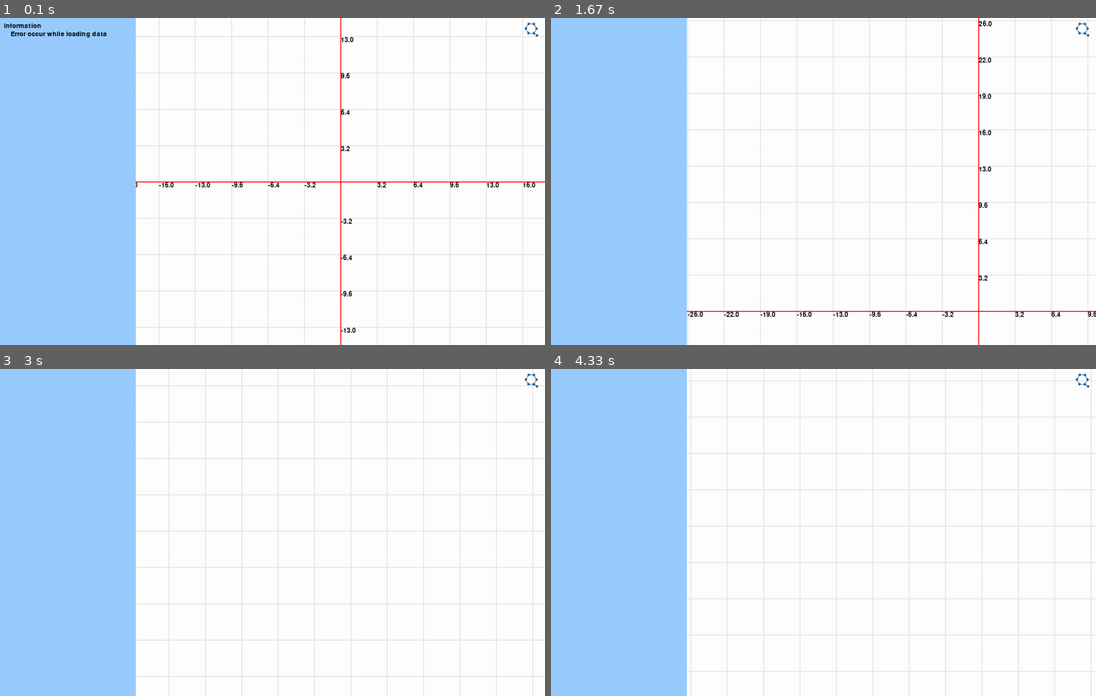
Above: before the commit, frames 1-4 (two rows, left to right).
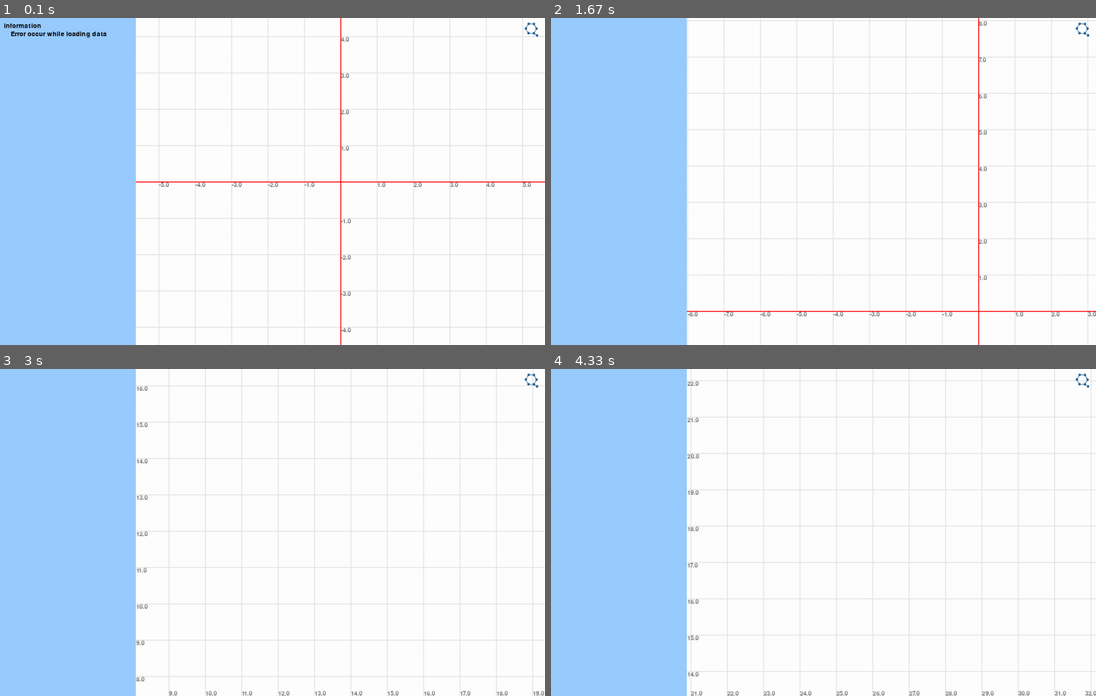
Above: after the commit, the same moments.

Repository: Quark-Games/YEquals
Game: pygame game, started from func_sim.py
Two runs of this game, one before a commit and one after it. Both use one fixed random seed, a clock stepped at 60 frames per second and the inputs below.
Inputs (mouse positions are in pixels of both pictures, inside the frame that each line leads up to):
- Up to frame 1 (0.1 s): no input
- Up to frame 2 (1.67 s): press the mouse at (801, 194) at 0.37 s; move the mouse to (899, 184) at 0.47 s; release the mouse at (997, 171) at 0.6 s; press the mouse at (1085, 24) at 0.7 s; move the mouse to (1052, 122) at 0.8 s; release the mouse at (1014, 220) at 0.93 s; press the mouse at (1085, 24) at 1.03 s; move the mouse to (1014, 80) at 1.13 s; release the mouse at (937, 138) at 1.27 s; tap Caps Lock at 1.33 s
- Up to frame 3 (3 s): press the mouse at (534, 375) at 1.7 s; move the mouse to (305, 463) at 1.8 s; release the mouse at (76, 548) at 1.93 s; press the mouse at (534, 375) at 2.03 s; move the mouse to (359, 401) at 2.13 s; release the mouse at (185, 424) at 2.27 s; press the mouse at (534, 375) at 2.37 s; move the mouse to (386, 463) at 2.47 s; release the mouse at (239, 548) at 2.6 s; press the mouse at (534, 375) at 2.7 s; move the mouse to (501, 486) at 2.8 s; release the mouse at (463, 594) at 2.93 s
- Up to frame 4 (4.33 s): press the mouse at (1085, 375) at 3.03 s; move the mouse to (888, 460) at 3.13 s; release the mouse at (687, 545) at 3.27 s; press the mouse at (1085, 375) at 3.37 s; move the mouse to (872, 444) at 3.47 s; release the mouse at (665, 512) at 3.6 s; press the mouse at (1085, 375) at 3.7 s; move the mouse to (1057, 395) at 3.8 s; release the mouse at (1030, 411) at 3.93 s; press the mouse at (1085, 375) at 4.03 s; move the mouse to (1057, 418) at 4.13 s; release the mouse at (1025, 460) at 4.27 s

The runs differ from the first frame. In frame 1, 0.4% of the frame differs, in the area x 24-99%, y 5-97%; in frame 2, 0.5%, in the area x 25-100%, y 0-92%; in frame 3, 0.3%; in frame 4, 0.4%.

Commit message:
scale bug fix

Diff:
--- a/func_sim.py
+++ b/func_sim.py
@@ -2,9 +2,9 @@
 from pygame.locals import *
 from math import *
 import os
-import re
 import pickle
 import pyperclip
+import re
 
 CREDITS = ["This QuarkGame project is created by Edward Ji in Sep 2018.",
            "Pygame is used as the major GUI framework."]
@@ -26,8 +26,6 @@
 pygame.display.set_icon(icon_img)
 
 clock = pygame.time.Clock()
-FPS = 60
-
 font = pygame.font.Font(None, 20)
 logo_img = pygame.image.load("quarkgame_logo.png")
 
@@ -35,11 +33,19 @@
 BLACK = (0, 0, 0)
 RED = (255, 0, 0)
 GREY = (230, 230, 230)
+DARK_GREY = (120, 120, 120)
 LIGHT_BLUE = (153, 204, 255)
+
+FPS = 30
+SCALE_DX = 80
+SCALE_DY = 80
+SCALE_RATIO = 1.2
+CORNER = pygame.Rect(display_width - 45, 0, 45, 36)
 
 SS_PATH = os.path.join(os.path.expanduser('~'), "Desktop", "screenshot.jpg")
 FULL_EXP = r"(?P<exp>.+)\[(?P<domain>.+)\]\s*$"
 COE_PAIR = r"[0-9|\)|x][x|\(]"
+PARENTHESIS = {'(' : ')', '[' : ']'}
 
 ALTS = ((K_v, '√'),
         (K_p, 'π'),
@@ -102,10 +108,21 @@
     def __init__(self):
         self.reset()
         self.font = pygame.font.Font(None, 21)
-
-    def label(self, x, y, textString, color=BLACK):
+        self.label_font = pygame.font.Font(None, 19)
+
+    def label(self, x, y, textString, color=DARK_GREY):
         textString = str(textString)
-        textBitmap = self.font.render(textString, True, color)
+        textBitmap = self.label_font.render(textString, True, color)
+        textRect = textBitmap.get_rect()
+        left_most = Tab.width if tab.visible else 0
+        if x > display_width - textRect.width:
+            x = display_width - textRect.width
+        elif x < left_most:
+            x = left_most
+        if y > display_height - textRect.height:
+            y = display_height - textRect.height
+        elif y < 0:
+            y = 0
         display.blit(textBitmap, [x + 1, y + 1])
 
     def put(self, screen, textString, color=BLACK):
@@ -145,9 +162,9 @@
     _stroke_width = 2
 
     def __init__(self):
-        self.origin = [display_width / 2 + 150, display_height / 2]
-        self.scalex = 25
-        self.scaley = 25
+        self.origin = [display_width / 2 + Tab.width / 2, display_height / 2]
+        self.scalex = SCALE_DX
+        self.scaley = SCALE_DY
         self.axis_show = True
         self.grid_show = True
 
@@ -167,13 +184,21 @@
     def grid(self):
         if not self.grid_show:
             return
+
+        # initiate value
         ori_x, ori_y = map(int, coor.origin)
-        gap_x, gap_y = 80 / coor.scalex, 80 / coor.scaley
+        gap_x, gap_y = SCALE_DX / coor.scalex, SCALE_DY / coor.scaley
         gap_x = sig_figure(gap_x, 2)
         gap_y = sig_figure(gap_y, 2)
         gap_px = int(gap_x * coor.scalex)
         gap_py = int(gap_y * coor.scaley)
-        for line_x in range(ori_x % gap_px, display_width, gap_px):
+        label_x, label_y = map(int, coor.origin)
+        left_lim = Tab.width if tab.visible else 0
+
+        # draw grid
+        for line_x in range((ori_x - left_lim) % gap_px + left_lim,
+                            display_width,
+                            gap_px):
             pygame.draw.line(display,
                              GREY,
                              (line_x, 0),
@@ -182,7 +207,7 @@
             val = (line_x - ori_x) / coor.scalex
             if val != 0:
                 val = sig_figure(val, 2)
-                message.label(line_x, ori_y, val)
+                message.label(line_x, label_y, val)
         for line_y in range(ori_y % gap_py, display_height, gap_py):
             pygame.draw.line(display,
                              GREY,
@@ -192,7 +217,7 @@
             val = (ori_y - line_y) / coor.scaley
             if val != 0:
                 val = sig_figure(val, 2)
-                message.label(ori_x, line_y, val)
+                message.label(label_x, line_y, val)
 
     def chori(self, move_x, move_y):
         self.origin[0] += move_x
@@ -268,12 +293,15 @@
             if self.cursor < len(self.exp):
                 self.cursor = len(self.exp)
 
-    def insert(self, string):
+    def insert(self, char):
         if not tab.visible:
             message.put_delayed(display, "Function tab not active")
             return
-        self.exp = self.exp[0:self.cursor] + string + self.exp[self.cursor:]
-        self.cursor += len(string)
+        self.exp = self.exp[0:self.cursor] + char + self.exp[self.cursor:]
+        self.cursor += len(char)
+        if char in PARENTHESIS:
+            close = PARENTHESIS[char]
+            self.exp = self.exp[0:self.cursor] + close + self.exp[self.cursor:]
 
     def delete(self):
         if not tab.visible:
@@ -376,12 +404,16 @@
 
 
 class Tab:
+    width = 300
+
     def __init__(self):
         self.visible = True
 
     def func_tab(self):
         if self.visible:
-            pygame.draw.rect(display, LIGHT_BLUE, (0, 0, 300, display_height))
+            pygame.draw.rect(display,
+                             LIGHT_BLUE,
+                             (0, 0, Tab.width, display_height))
             for func in Func.family:
                 func.show()
 
@@ -418,7 +450,7 @@
         # reset
         message.reset()
         func = Func.active
-        corner = pygame.Rect(display_width - 45, 0, 45, 36)
+        corner = CORNER
 
         # keyboard controls
         for event in pygame.event.get():
@@ -429,11 +461,11 @@
                 # keyboard operations with modifiers
                 if mods & KMOD_META and mods & KMOD_SHIFT:
                     if event.key == K_MINUS:
-                        coor.scalex /= 1.2
-                        coor.scaley /= 1.2
+                        coor.scalex /= SCALE_RATIO
+                        coor.scaley /= SCALE_RATIO
                     elif event.key == K_EQUALS:
-                        coor.scalex *= 1.2
-                        coor.scaley *= 1.2
+                        coor.scalex *= SCALE_RATIO
+                        coor.scaley *= SCALE_RATIO
                 elif mods & KMOD_META:
                     if event.key == K_q:
                         quit_all()
@@ -449,17 +481,17 @@
                         coor.scaley *= 2
                     elif event.key == K_0:
                         if tab.visible:
-                            coor.origin = [display_width / 2 + 150,
+                            coor.origin = [display_width / 2 + Tab.width / 2,
                                            display_height / 2]
                         else:
                             coor.origin = [display_width/2, display_height/2]
-                        coor.scalex, coor.scaley = 80, 80
+                        coor.scalex, coor.scaley = SCALE_DX, SCALE_DY
                     elif event.key == K_9:
                         ave = (coor.scalex + coor.scaley) / 2
                         coor.scalex, coor.scaley = ave, ave
                     elif event.key == K_8:
                         if tab.visible:
-                            coor.origin = [display_width / 2 + 150,
+                            coor.origin = [display_width / 2 + Tab.width / 2,
                                            display_height / 2]
                         else:
                             coor.origin = [display_width/2, display_height/2]
@@ -470,9 +502,9 @@
                     elif event.key == K_f:
                         tab.visible = not tab.visible
                         if tab.visible:
-                            coor.chori(150, 0)
+                            coor.chori(Tab.width / 2, 0)
                         else:
-                            coor.chori(-150, 0)
+                            coor.chori(-Tab.width / 2, 0)
                     elif event.key == K_a:
                         coor.axis_show = not coor.axis_show
                     elif event.key == K_g:
@@ -525,11 +557,11 @@
             elif event.type == MOUSEBUTTONDOWN:
                 if mods & KMOD_SHIFT:
                     if event.button == 4:
-                        coor.scalex /= 1.2
-                        coor.scaley /= 1.2
+                        coor.scalex /= SCALE_RATIO
+                        coor.scaley /= SCALE_RATIO
                     elif event.button == 5:
-                        coor.scalex *= 1.2
-                        coor.scaley *= 1.2
+                        coor.scalex *= SCALE_RATIO
+                        coor.scaley *= SCALE_RATIO
             elif event.type == VIDEORESIZE:
                 tab.resize_win(event.w, event.h)
 
@@ -540,8 +572,8 @@
             coor.chori(*pygame.mouse.get_rel())
         elif mouse_press[2]:
             mouse_move = pygame.mouse.get_rel()
-            coor.scalex *= 1 + mouse_move[0] / -100
-            coor.scaley *= 1 + mouse_move[1] / -100
+            coor.scalex += mouse_move[0] / 10
+            coor.scaley += mouse_move[1] / 10
         else:
             if corner.collidepoint(mouse_pos):
                 show_shortcuts()
@@ -600,7 +632,7 @@
             if event.type == VIDEORESIZE:
                 tab.resize_win(event.w, event.h)
         mouse_pos = pygame.mouse.get_pos()
-        corner = pygame.Rect(display_width - 45, 0, 45, 46)
+        corner = pygame.Rect(display_width - 45, 0, 45, 36)
         if not corner.collidepoint(mouse_pos):
             show = not show
         clock.tick(FPS)
@@ -617,9 +649,9 @@
 def error(e_name):
     display.fill(WHITE)
     message.reset()
-    message.put(display, "Error")
+    message.put(display, "Enconted Error")
     message.indent()
-    message.put(display, "Encoutered error name: " + e_name)
+    message.put(display, "Error name: " + e_name)
     message.put(display, "Press any key to exit...")
     display.blit(logo_img, (display_width - 45, 10))
     pygame.display.flip()
